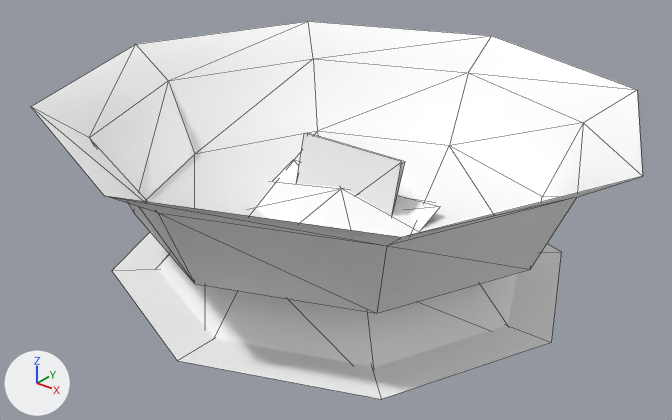
Renders of the glTF model public/3d/item/model__item__shop.ofs_5579_0/5579u_spps02_ss.gltf from each side of a commit.
Rendered twice from a camera (50 mm lens) standing at (0.728, -0.921, 0.562) and looking at (0.002, -0.014, 0.0). Arrows for +X, +Y and +Z are at lower left; the lights stay in place. The picture after the commit comes second. Mesh edges are drawn as thin lines.

Names of what the first picture shows: '5579u_spps02_ss'.
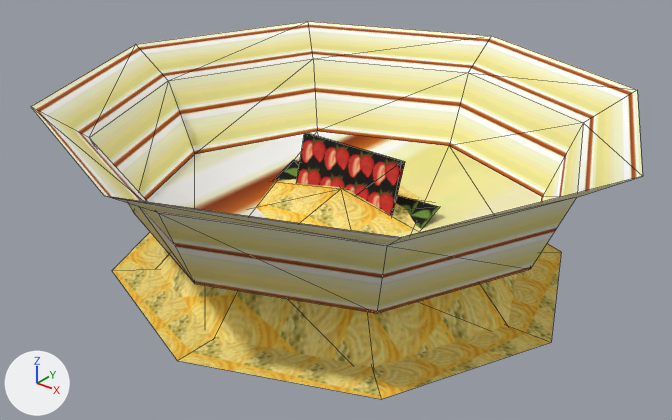
What differs and where, as boxes (x1, y1, x2, y2) in the pictures (672 x 420 px):
'5579u_spps02_ss', surface changed (white to beige)
    both: (31, 21, 642, 399)

Patch to the scene script:
```diff
--- a/public/3d/item/model__item__shop.ofs_5579_0/5579u_spps02_ss.gltf.py
+++ b/public/3d/item/model__item__shop.ofs_5579_0/5579u_spps02_ss.gltf.py
@@ img_ucc_top1 @@
+img_ucc_top1 = load_image('ucc_top1', '_unpacked/ucc_top1', 32, 32, 'sRGB')
@@ img_ucc_spps2 @@
+img_ucc_spps2 = load_image('ucc_spps2', '_unpacked/ucc_spps2', 32, 16, 'sRGB')
@@ img_ucc_spps4 @@
+img_ucc_spps4 = load_image('ucc_spps4', '_unpacked/ucc_spps4', 32, 32, 'sRGB')
@@ img_ucc_spps1 @@
+img_ucc_spps1 = load_image('ucc_spps1', '_unpacked/ucc_spps1', 32, 16, 'sRGB')
@@ mat_ucc_spps1 @@
 mat_ucc_spps1 = principled_material('ucc_spps1')
-mat_ucc_spps1.base_color = (1.0, 1.0, 1.0)  # white #ffffff
+mat_ucc_spps1.texture = img_ucc_spps1
 mat_ucc_spps1.roughness = 1.0
@@ mat_ucc_spps4 @@
 mat_ucc_spps4 = principled_material('ucc_spps4')
-mat_ucc_spps4.base_color = (1.0, 1.0, 1.0)  # white #ffffff
+mat_ucc_spps4.texture = img_ucc_spps4
 mat_ucc_spps4.roughness = 1.0
@@ mat_ucc_spps2 @@
 mat_ucc_spps2 = principled_material('ucc_spps2')
-mat_ucc_spps2.base_color = (1.0, 1.0, 1.0)  # white #ffffff
+mat_ucc_spps2.texture = img_ucc_spps2
 mat_ucc_spps2.roughness = 1.0
@@ mat_ucc_top1 @@
 n0 = _N.new('ShaderNodeBsdfPrincipled'); n0.name = 'Principled BSDF'
-n0.inputs[0].default_value = (0.804, 0.804, 0.804, 1.0)  # 'Base Color', white #e8e8e8
 n0.inputs[2].default_value = 1.0  # 'Roughness'
 n1 = _N.new('ShaderNodeOutputMaterial'); n1.name = 'Material Output'
+n2 = _N.new('ShaderNodeMix'); n2.name = 'Mix'
+n2.data_type = 'RGBA'
+n2.blend_type = 'MULTIPLY'
+n2.inputs[0].default_value = 1.0  # 'Factor'
+n2.inputs[7].default_value = (0.804, 0.804, 0.804, 1.0)  # 'B', white #e8e8e8
+n3 = _N.new('ShaderNodeTexImage'); n3.name = 'Image Texture'
+n3.image = img_ucc_top1
 _L.new(n0.outputs[0], n1.inputs[0])  # 'BSDF' to 'Surface'
+_L.new(n2.outputs[2], n0.inputs[0])  # 'Result' to 'Base Color'
+_L.new(n3.outputs[0], n2.inputs[6])  # 'Color' to 'A'
```
